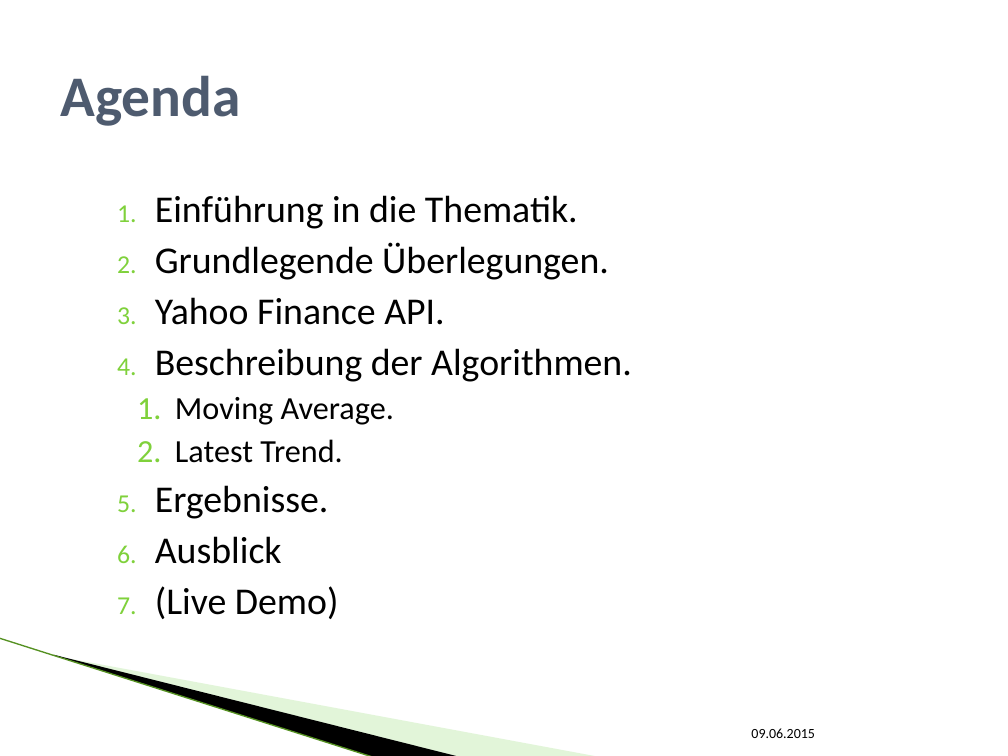
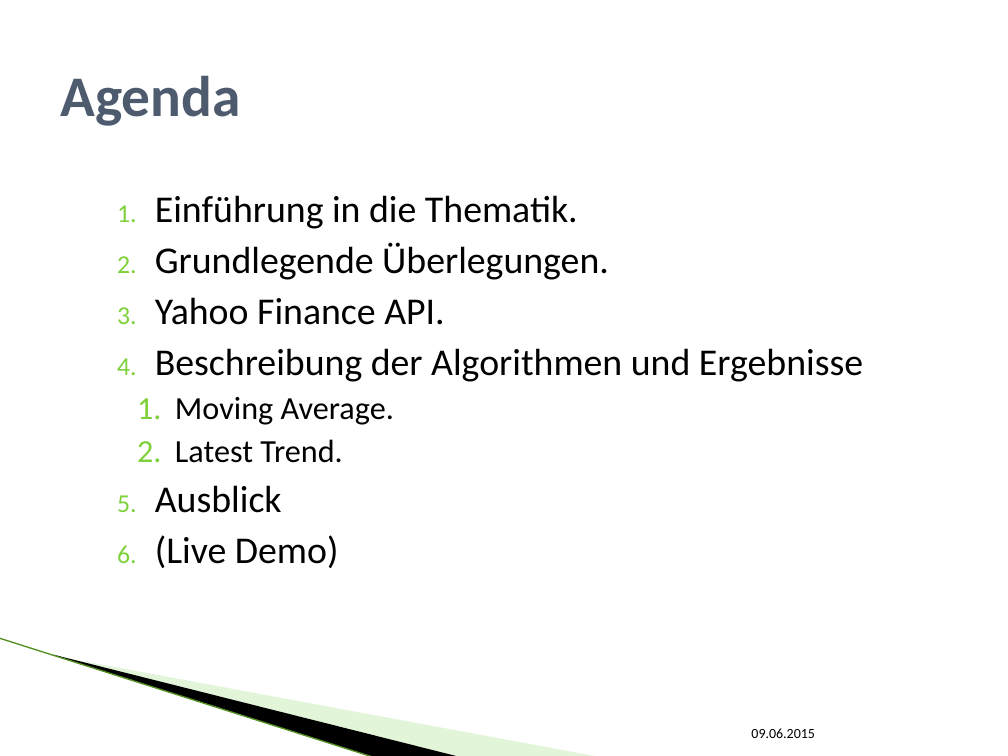
Before and after one commit to SEPSkyware6MM/StockForecast, a slide deck: slide 2 of ALR_Vortrag.pptx. Drawn at 1008x756 pixels with LibreOffice and Linux fonts; fonts in the diff are those of the drawing; background and template pictures are left out. Boxes give left, top, right and bottom in pixels: in the first picture for what was removed or moved away, otherwise in the second. Text is boxed around its words. In the diff, an @@ line names an element or a change of style, - is before the commit and + after.

```diff
--- a/ALR_Vortrag.pptx
+++ b/ALR_Vortrag.pptx
@@ text at [155,348,863,382]: text changed @@
-4. Beschreibung der Algorithmen.
+4. Beschreibung der Algorithmen und Ergebnisse
@@ text at [155,485,329,519]: paragraph removed @@
-5. Ergebnisse.
```
Also in this commit, not shown: 4 other slides changed.
